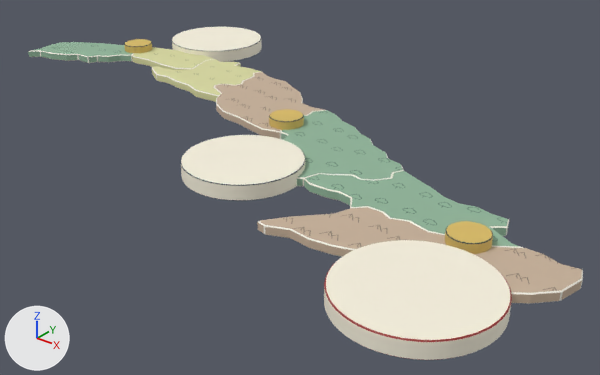
One commit to the glTF model art/atlas/atlas-terrain-map.glb: the scene before it, then after it.
One viewpoint serves both versions: a 50 mm lens placed at (8.59, -9.11, 5.11), pointed at (0.84, 0.58, -0.9). Every picture has the same lights, and +X, +Y and +Z are marked at lower left. The picture after the commit comes second.

The older version as bpy lines, for what is in view:
```python
ob_camaguey_city = bpy.data.objects.new('camaguey-city', me_camaguey_city_board_derived)
ob_camaguey_city.location = (0.0, 0.0, 0.0)
ob_ec_oriente_sierra = bpy.data.objects.new('ec-oriente-sierra', me_ec_oriente_sierra_board_derived)
ob_ec_oriente_sierra.location = (0.0, 0.0, 0.0)
ob_havana = bpy.data.objects.new('havana', me_havana_board_derived)
ob_havana.location = (0.0, 0.0, 0.0)
ob_santiago = bpy.data.objects.new('santiago', me_santiago_board_derived)
ob_santiago.location = (0.0, 0.0, 0.0)
# also in view: 'oriente' at (3.66, -0.43, 0.07); 'la-habana' at (-3.71, 2.05, 0.07); 'matanzas' at (-2.36, 1.75, 0.07); 'las-villas' at (-0.54, 1.34, 0.07); 'camaguey-province' at (1.66, 0.32, 0.07)
```
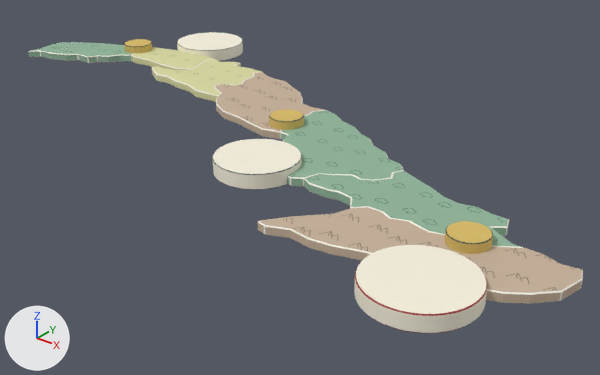
Pixel boxes [x1, y1, x2, y2] of what changed, in the pictures (600 x 375 px):
'santiago', moved, rescaled (29% narrower, 26% shorter): before [324, 240, 512, 360]; after [354, 245, 487, 333]
'camaguey-city', moved, rescaled (28% narrower, 22% shorter): before [181, 135, 305, 201]; after [213, 139, 302, 190]
'havana', moved, rescaled (26% narrower, 17% shorter): before [172, 27, 262, 62]; after [177, 32, 243, 61]

The change, as a list of edits to the scene's bpy script:
```text
Change ob_camaguey_city:
    ob_camaguey_city.location: (0.0, 0.0, 0.0) -> (0.39, -0.08, 0.0)
    ob_camaguey_city.scale: (1.0, 1.0, 1.0) -> (0.72, 0.72, 1.0)
Change ob_havana:
    ob_havana.location: (0.0, 0.0, 0.0) -> (-0.98, 0.68, 0.0)
    ob_havana.scale: (1.0, 1.0, 1.0) -> (0.72, 0.72, 1.0)
Change ob_santiago:
    ob_santiago.location: (0.0, 0.0, 0.0) -> (1.29, -0.49, 0.0)
    ob_santiago.scale: (1.0, 1.0, 1.0) -> (0.72, 0.72, 1.0)
```
